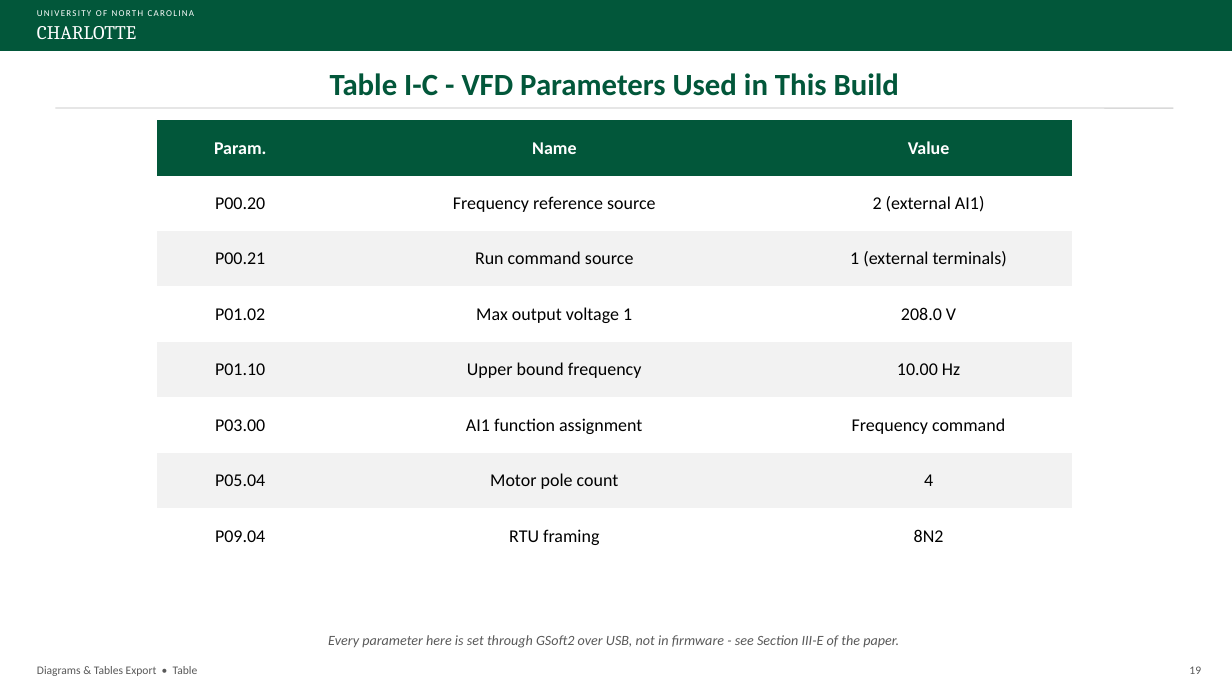
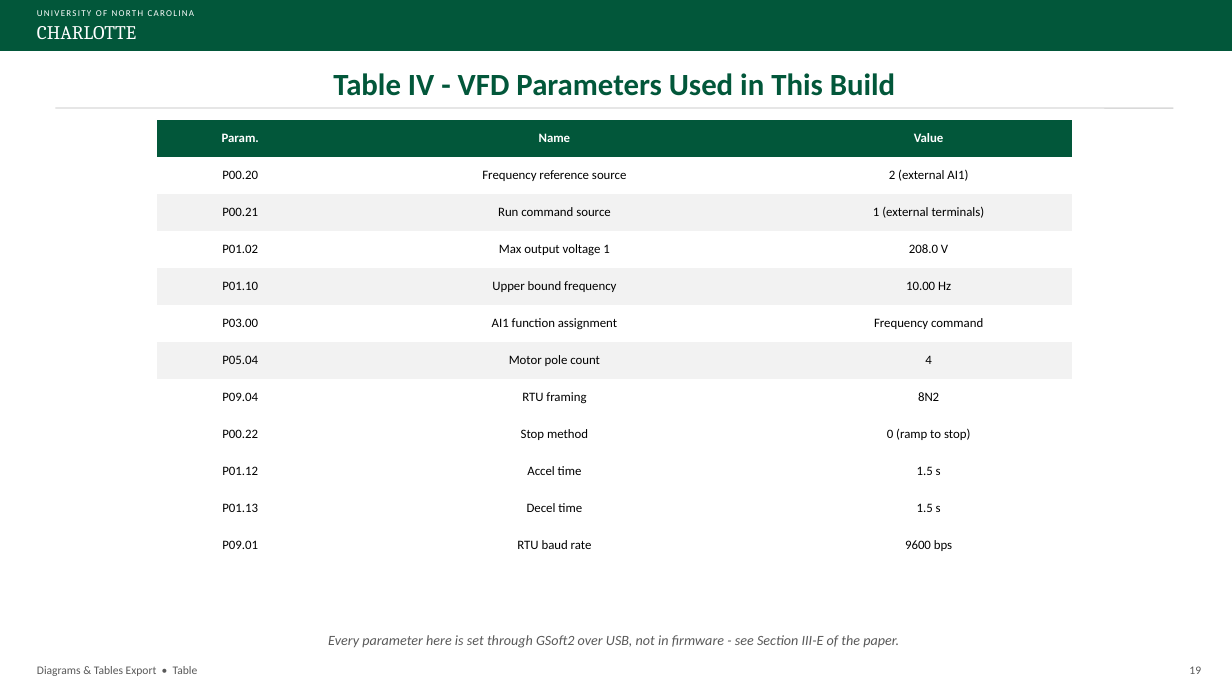
Before and after one commit to David-4529/Capstone, a slide deck: slide 19 of docs/paper/Sensorless_Load_Estimation_Diagrams_Tables_Export_Rev13.pptx. Drawn at 1232x693 pixels with LibreOffice and Linux fonts; fonts in the diff are those of the drawing. Boxes give left, top, right and bottom in pixels: in the first picture for what was removed or moved away, otherwise in the second. Text is boxed around its words. In the diff, an @@ line names an element or a change of style, - is before the commit and + after.

```diff
--- a/docs/paper/Sensorless_Load_Estimation_Diagrams_Tables_Export_Rev13.pptx
+++ b/docs/paper/Sensorless_Load_Estimation_Diagrams_Tables_Export_Rev13.pptx
@@ text at bbox=[333, 73, 895, 96]: text changed @@
-Table I-C - VFD Parameters Used in This Build
+Table IV - VFD Parameters Used in This Build
@@ table at bbox=[157, 120, 1072, 564] @@
+row 9: P00.22 | Stop method | 0 (ramp to stop)
+row 10: P01.12 | Accel time | 1.5 s
+row 11: P01.13 | Decel time | 1.5 s
+row 12: P09.01 | RTU baud rate | 9600 bps
```
Also in this commit, not shown: 3 other slides changed.
